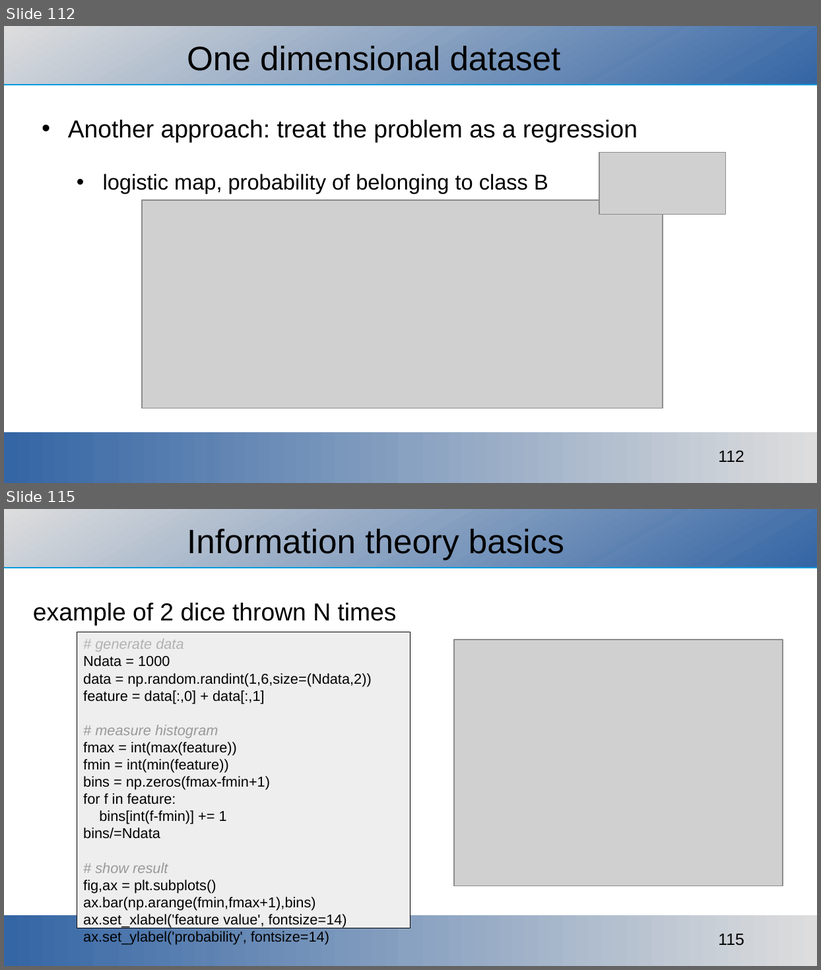
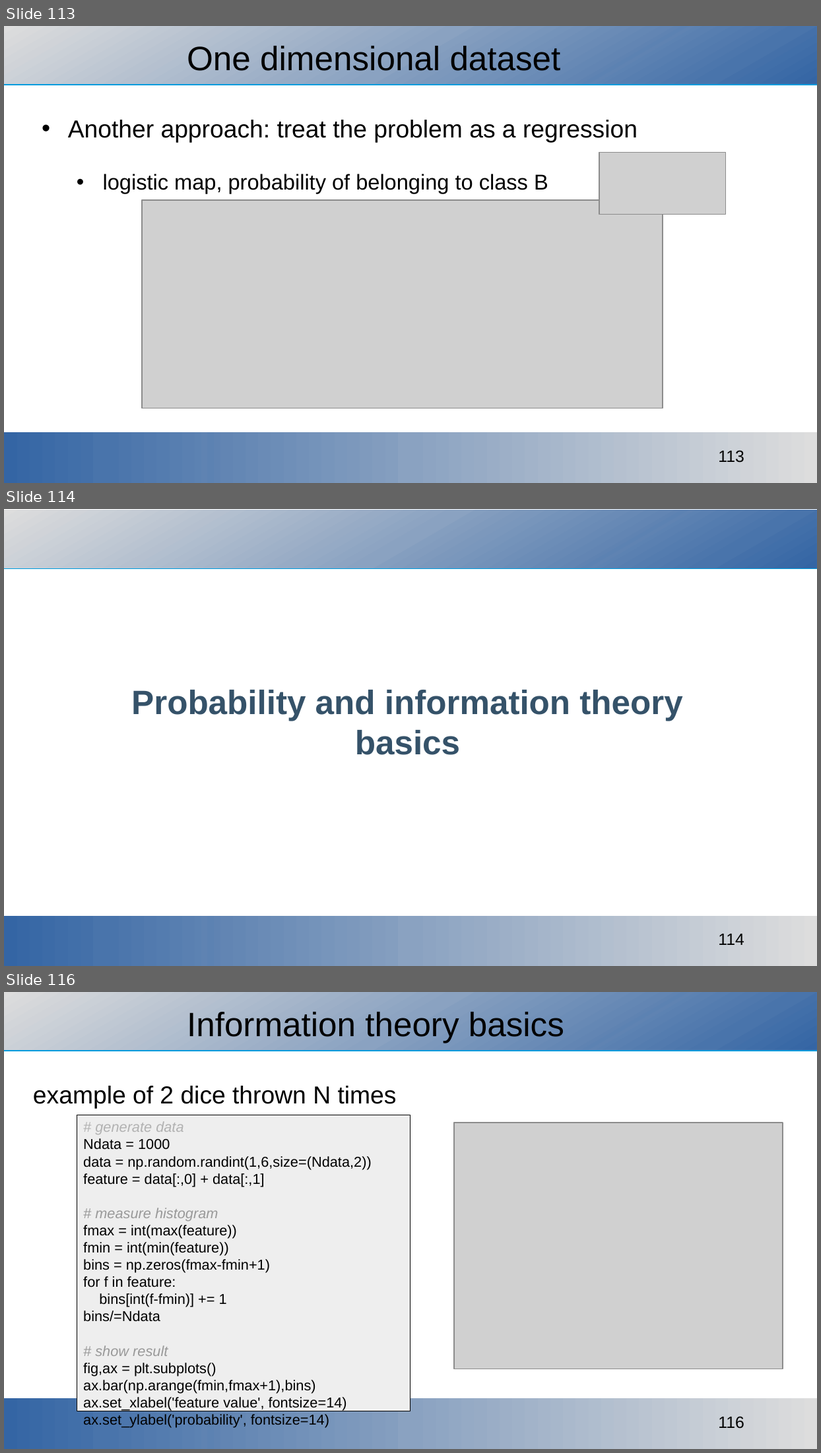
Before and after one commit to ajakovac/ML-in-Practice-I, a slide deck: ML in practice.odp. Shown one above the other, each under a label of ours: slides 112 and 115 before the commit, slides 113, 114 and 116 after it; the slides between them are not shown. The pictures are 821x970 and 821x1453 pixels, drawn with LibreOffice and Linux fonts; fonts in the diff are those of the drawing; grey boxes stand for pictures; background and template pictures are left out. Boxes give left, top, right and bottom in pixels: in the first picture for what was removed or moved away, otherwise in the second. Text is boxed around its words. In the diff, an @@ line names an element or a change of style, - is before the commit and + after.

```diff
--- a/ML in practice.odp
+++ b/ML in practice.odp
@@ slide 114 added at (4, 509, 817, 966), background #FFFFFF; not listed: 1 template element that a slide beside it also shows @@
@@ rectangle added at (4, 510, 817, 568), fill gradient #DDDDDD to #DADBDC to #D8D9DB to #D5D7DA to #D2D5D9 to #D0D3D8 @@
@@ title added at (131, 690, 682, 755), 33 pt, text #355269, bold @@
+Probability and information theory
+basics
@@ rectangle added at (4, 916, 817, 966), fill gradient #DDDDDD to #DADBDC to #D8D9DB to #D5D7DA to #D2D5D9 to #D0D3D8 @@
@@ what was slide 112 is now slide 113 @@
@@ page number at (718, 450, 744, 463): text changed @@
-112
+113
@@ what was slide 115 is now slide 116 @@
@@ page number at (718, 1416, 744, 1429): text changed @@
-115
+116
```
Also in this commit, not shown: 9 slides changed, 6 other slides added, 1 slide removed, 3 other files.
